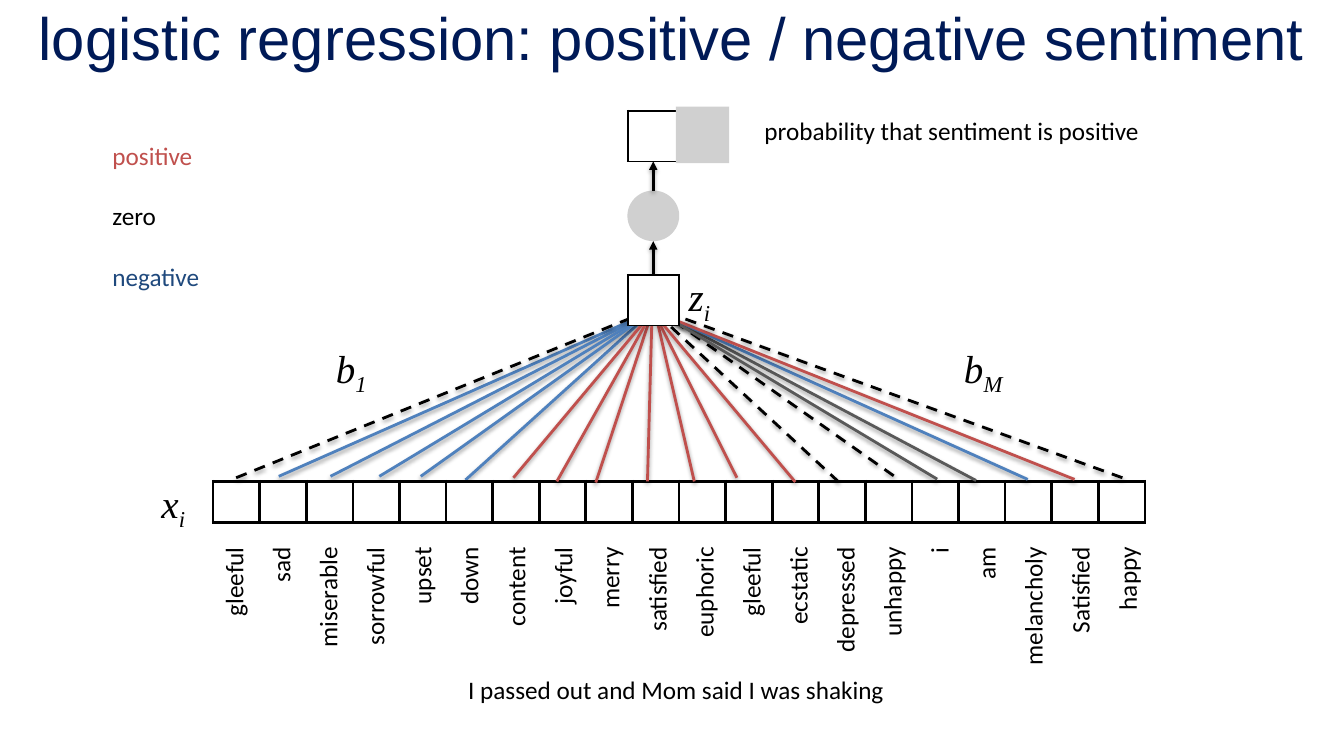
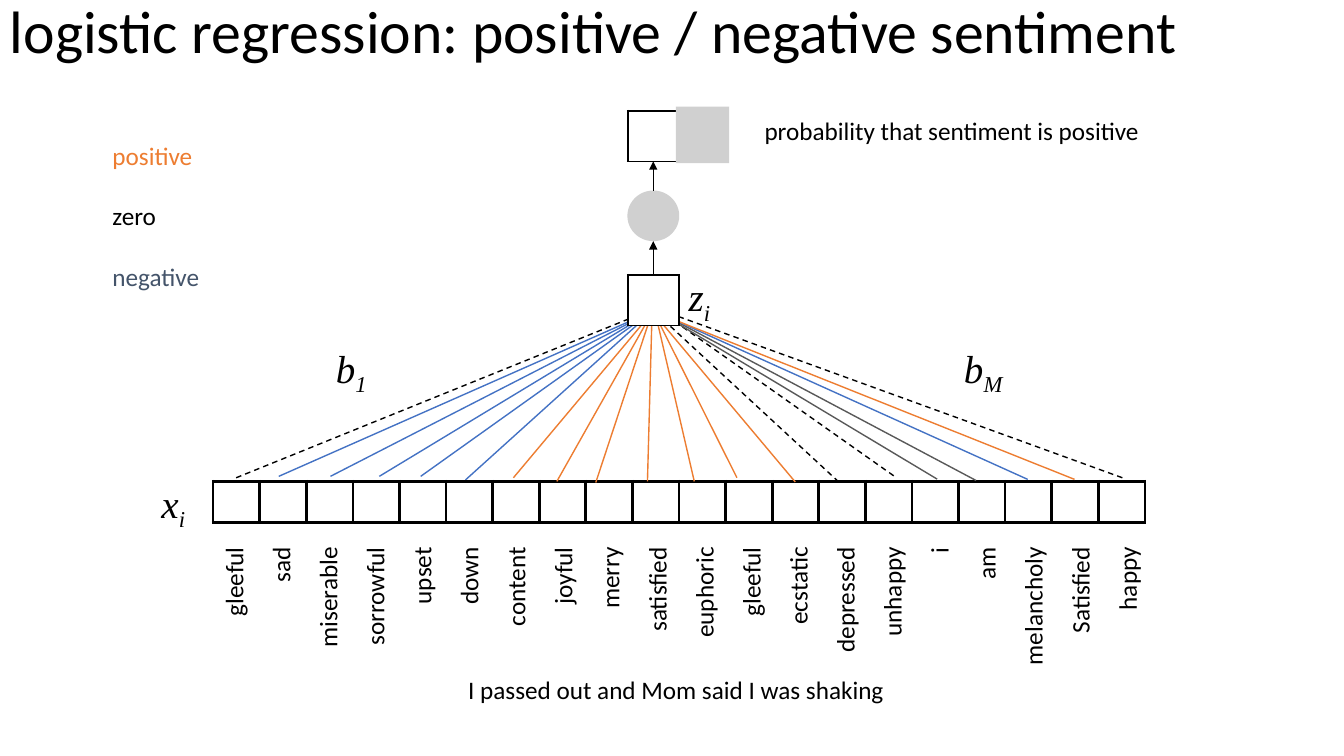
Before and after one commit to mengelhard/mmci_applied_ds, a slide deck: slide 5 of lectures/ll12.pptx (slide 6 before the commit). Drawn at 1344x756 pixels with LibreOffice and Linux fonts; fonts in the diff are those of the drawing; grey boxes stand for pictures; background and template pictures are left out. Boxes give left, top, right and bottom in pixels: in the first picture for what was removed or moved away, otherwise in the second. Text is boxed around its words. In the diff, an @@ line names an element or a change of style, - is before the commit and + after.

```diff
--- a/lectures/ll12.pptx
+++ b/lectures/ll12.pptx
@@ title "logistic regression: positive / negative ..." at (x1=10, y1=11, x2=1176, y2=64): font Arial to Calibri, text colour #001A57 to #000000; alignment centre to left; line spacing 1 to 0.9; vertical alignment middle to top @@
@@ text at (x1=112, y1=147, x2=199, y2=291): text colour #C0504D to #ED7D31 in "positive"; text colour #1F497D to #44546A in "negative" @@
@@ arrow (653, 191) - (653, 161): stroke #000000 2 pt to #000000 1 pt @@
@@ arrow (653, 275) - (653, 241): stroke #000000 2 pt to #000000 1 pt @@
@@ arrow (236, 478) - (654, 309): stroke #000000 2 pt dashed to #000000 1 pt dashed @@
@@ arrow (279, 477) - (652, 312): stroke #4F81BD 2 pt to #4472C4 1 pt @@
@@ arrow (331, 477) - (652, 312): stroke #4F81BD 2 pt to #4472C4 1 pt @@
@@ arrow (379, 477) - (652, 312): stroke #4F81BD 2 pt to #4472C4 1 pt @@
@@ arrow (420, 477) - (652, 312): stroke #4F81BD 2 pt to #4472C4 1 pt @@
@@ arrow (466, 480) - (652, 312): stroke #4F81BD 2 pt to #4472C4 1 pt @@
@@ arrow (513, 478) - (654, 310): stroke #C0504D 2 pt to #ED7D31 1 pt @@
@@ arrow (557, 482) - (654, 309): stroke #C0504D 2 pt to #ED7D31 1 pt @@
@@ arrow (596, 483) - (652, 313): stroke #C0504D 2 pt to #ED7D31 1 pt @@
@@ arrow (647, 482) - (652, 311): stroke #C0504D 2 pt to #ED7D31 1 pt @@
@@ arrow (737, 478) - (652, 309): stroke #C0504D 2 pt to #ED7D31 1 pt @@
@@ arrow (796, 482) - (652, 312): stroke #C0504D 2 pt to #ED7D31 1 pt @@
@@ arrow (976, 481) - (654, 310): stroke #595959 2 pt to #595959 1 pt @@
@@ arrow (1028, 480) - (654, 311): stroke #4F81BD 2 pt to #4472C4 1 pt @@
@@ arrow (839, 482) - (654, 312): stroke #000000 2 pt dashed to #000000 1 pt dashed @@
@@ arrow (695, 482) - (654, 309): stroke #C0504D 2 pt to #ED7D31 1 pt @@
@@ arrow (938, 479) - (654, 310): stroke #595959 2 pt to #595959 1 pt @@
@@ arrow (1075, 480) - (655, 313): stroke #C0504D 2 pt to #ED7D31 1 pt @@
@@ arrow (894, 476) - (656, 309): stroke #000000 2 pt dashed to #000000 1 pt dashed @@
@@ arrow (1123, 478) - (656, 309): stroke #000000 2 pt dashed to #000000 1 pt dashed @@
@@ table resized from (x1=213, y1=481, x2=1140, y2=531) to (x1=213, y1=481, x2=1140, y2=522) @@
```
Also in this commit, not shown: 66 other slides changed, 3 slides added, 5 slides removed, 4 other files.
